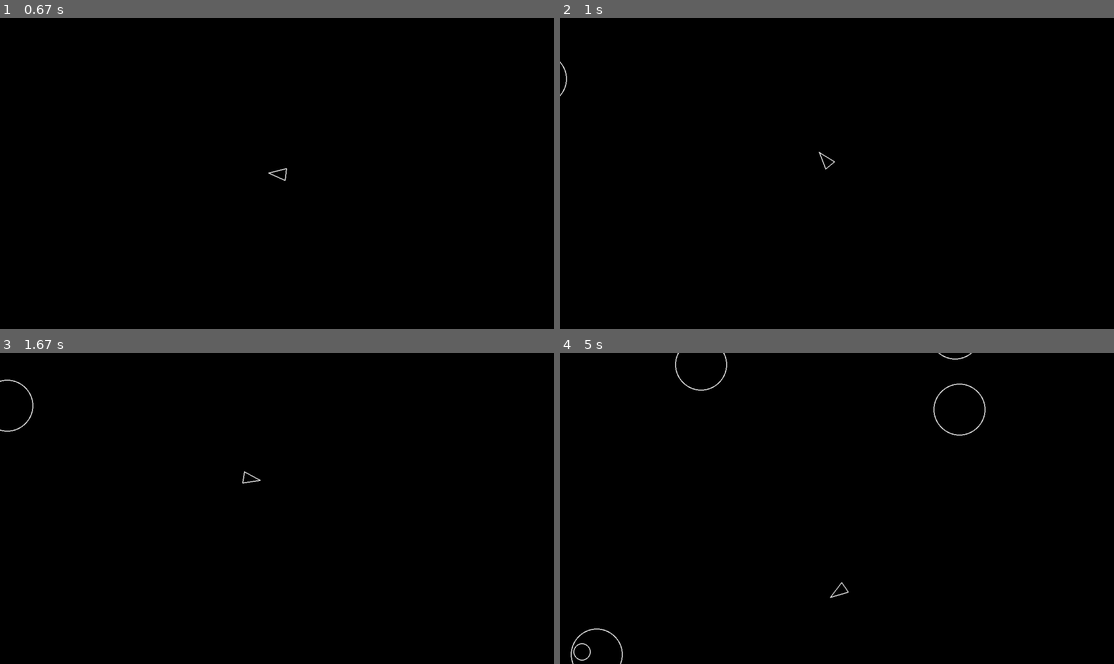
Above: before the commit, frames 1-4 (two rows, left to right).
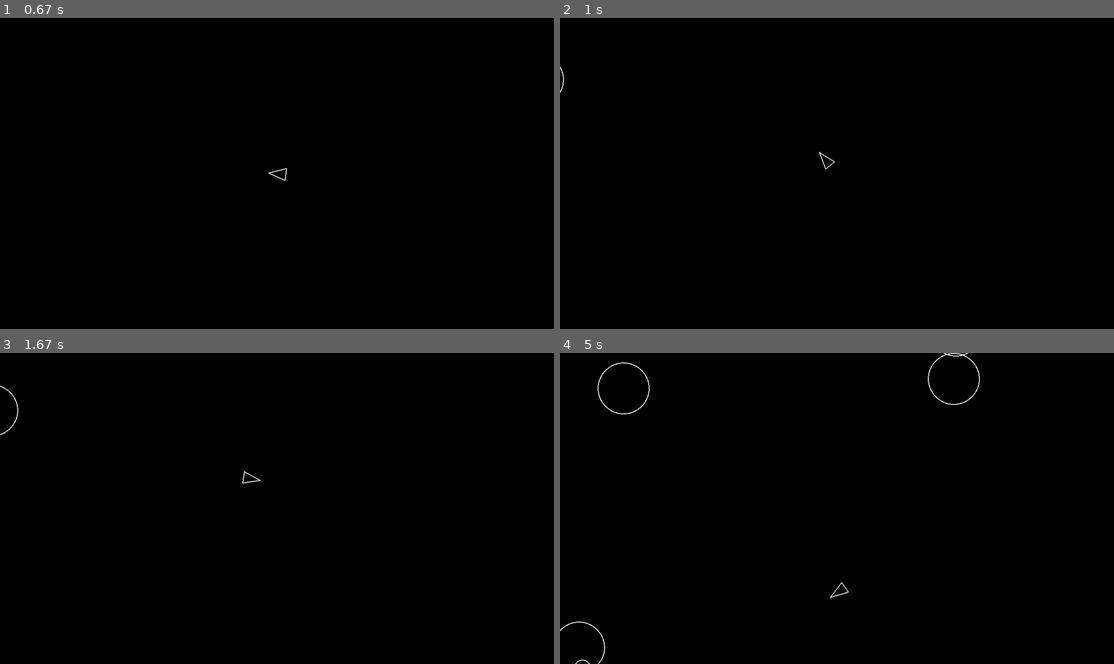
Above: after the commit, the same moments.

Repository: AndromeDIE/pygame-asteroids
Game: pygame game, started from main.py
The game is run twice, just before and just after one commit, with the same random seed, the same clock (stepped at 60 frames per second) and the same inputs.
Inputs:
- Up to frame 1 (0.67 s): hold D from 0.33 s (still down)
- Up to frame 2 (1 s): release D at 0.8 s; hold W from 0.83 s (still down)
- Up to frame 3 (1.67 s): release W at 1.13 s; hold D 1.17-1.63 s
- Up to frame 4 (5 s): hold A 1.67-2.2 s; hold S 2.23-2.53 s; hold A 2.57-2.97 s; hold W 3-3.37 s; hold D 3.4-4.03 s; hold S 4.07-4.43 s; hold A 4.47-4.93 s; hold D from 4.97 s (still down)

Frame 1 is identical in both runs. In frame 2, less than 0.1% of the frame differs, in the area x 0-2%, y 14-26%; in frame 3, 0.1%; in frame 4, 0.7%, in the area x 0-77%, y 0-100%.

Commit message:
replaced magic numbers in asteroidfield with named constants

Diff:
--- a/asteroidfield.py
+++ b/asteroidfield.py
@@ -50,7 +50,7 @@
             self.spawn_timer = 0
 
             edge = random.choice(self.edges)
-            speed = random.randint(40, 100)
+            speed = random.randint(ASTEROID_MIN_SPEED, ASTEROID_MAX_SPEED)
             velocity = edge[0] * speed
             velocity = velocity.rotate(random.randint(-30, 30))
             position = edge[1](random.uniform(0, 1))
